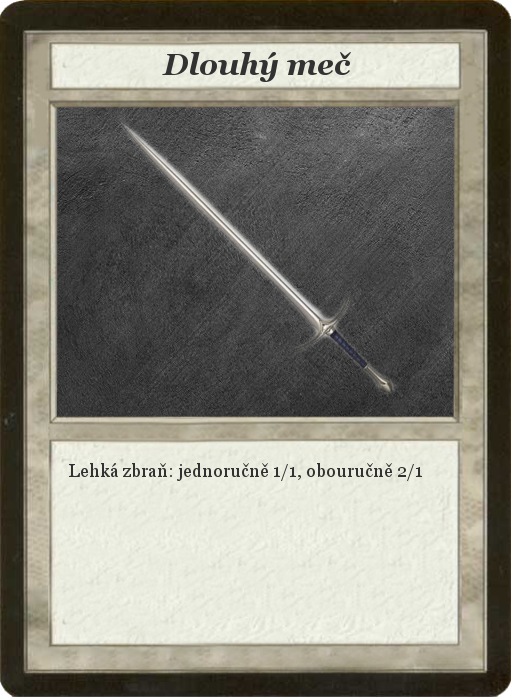
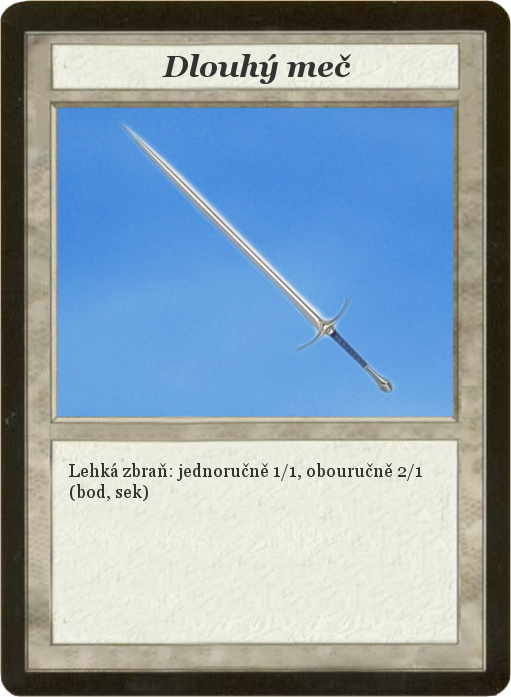
Revision of a layered (511, 697) image; what changed, layer by layer:
painted on "Dlouhý meč" over 162, 52, 351, 84
painted on "Lehká zbraň: jednoručně 1/1, o..." over 70, 484, 148, 501
renamed "Background" to "Card", moved it above "Picture", painted on it over 0, 0, 511, 697
moved "Picture" above "BlueBackground" over 115, 116, 399, 403
renamed "Card" to "BlueBackground", painted on it over 0, 0, 511, 697
hid "Dark-gray-background" over 35, 83, 468, 419
